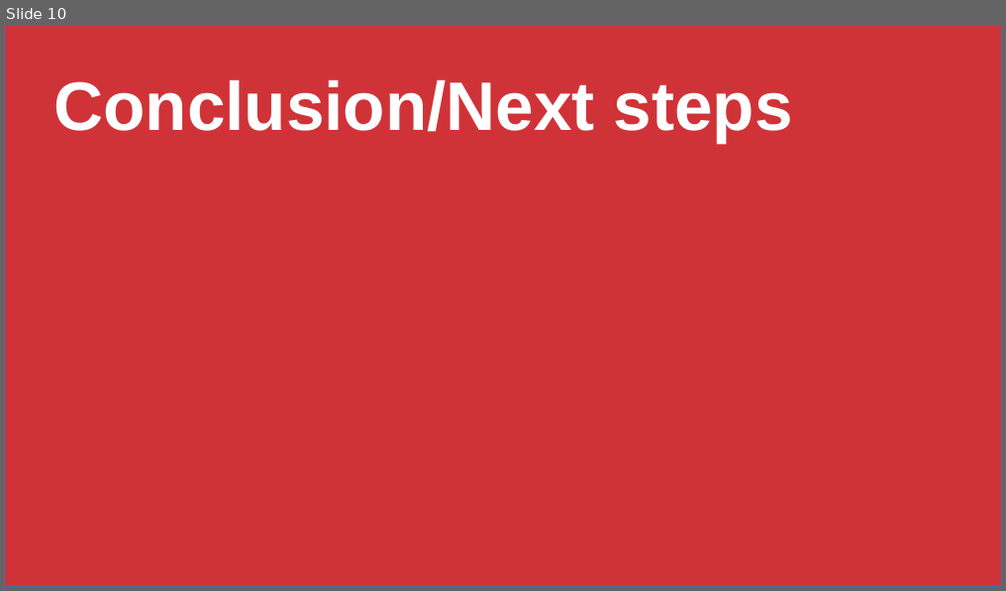
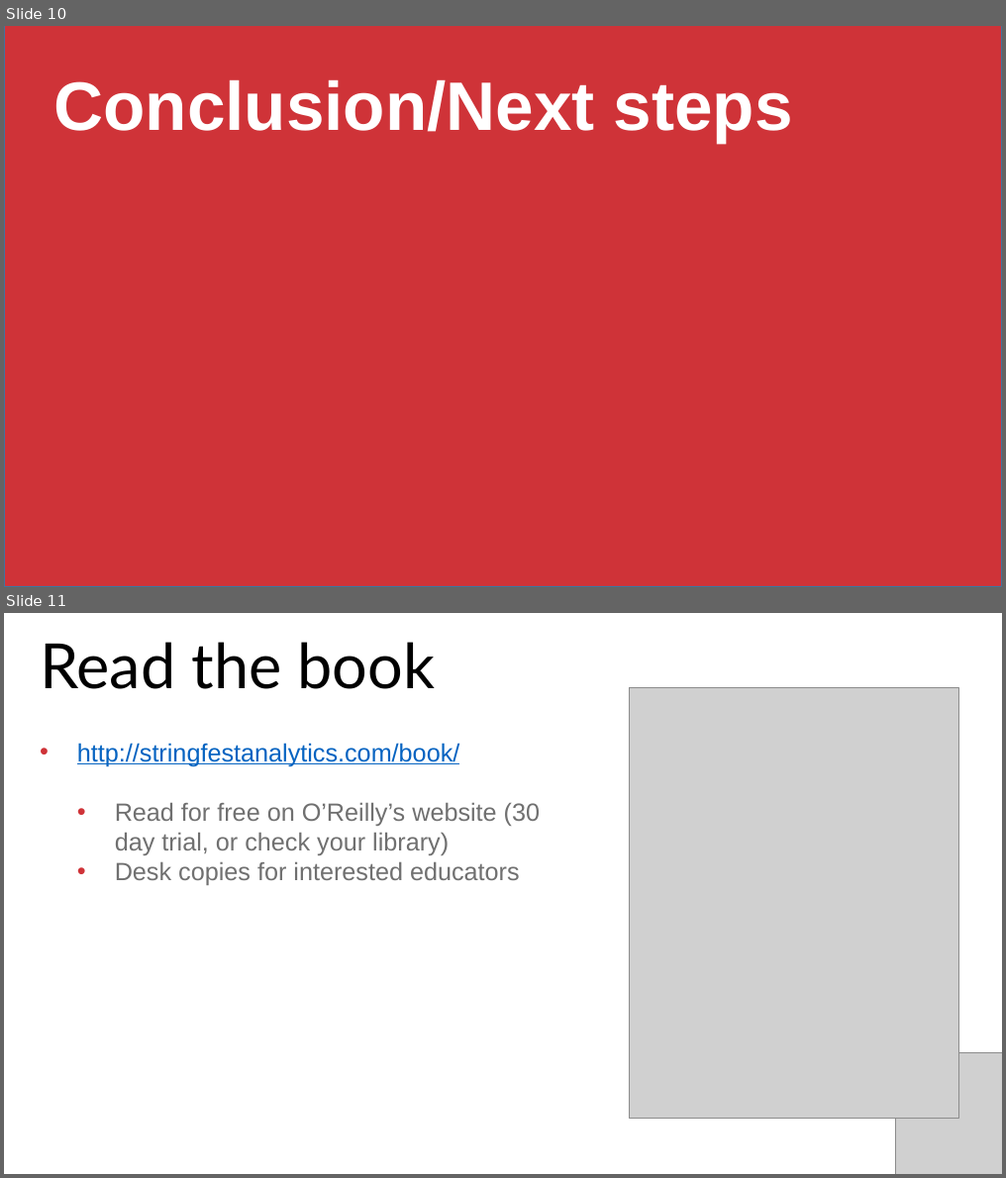
Before and after one commit to stringfestdata/aina-getting-started-for-researchers, a slide deck: aina-getting-started-researchers.pptx. Shown one above the other, each under a label of ours: slide 10 before the commit, slides 10 and 11 after it. The pictures are 1006x591 and 1006x1178 pixels, drawn with LibreOffice and Linux fonts; fonts in the diff are those of the drawing; grey boxes stand for pictures. Boxes give left, top, right and bottom in pixels: in the first picture for what was removed or moved away, otherwise in the second. Text is boxed around its words. In the diff, an @@ line names an element or a change of style, - is before the commit and + after.

```diff
--- a/aina-getting-started-researchers.pptx
+++ b/aina-getting-started-researchers.pptx
@@ slide 11 added at bbox=[4, 613, 1002, 1174], background #FFFFFF @@
@@ text added at bbox=[40, 642, 436, 689], 60 pt, text #000000 @@
+Read the book
@@ picture added at bbox=[629, 687, 959, 1118] @@
@@ text added at bbox=[77, 743, 540, 885], 24 pt, text #707070 @@
+• http://stringfestanalytics.com/book/
+  • Read for free on O’Reilly’s website (30 day trial, or check your library)
+  • Desk copies for interested educators
@@ picture added at bbox=[896, 1053, 1002, 1174] @@
```
Also in this commit, not shown: 2 slides changed, 1 other slide added, 1 slide removed, 9 other files.
